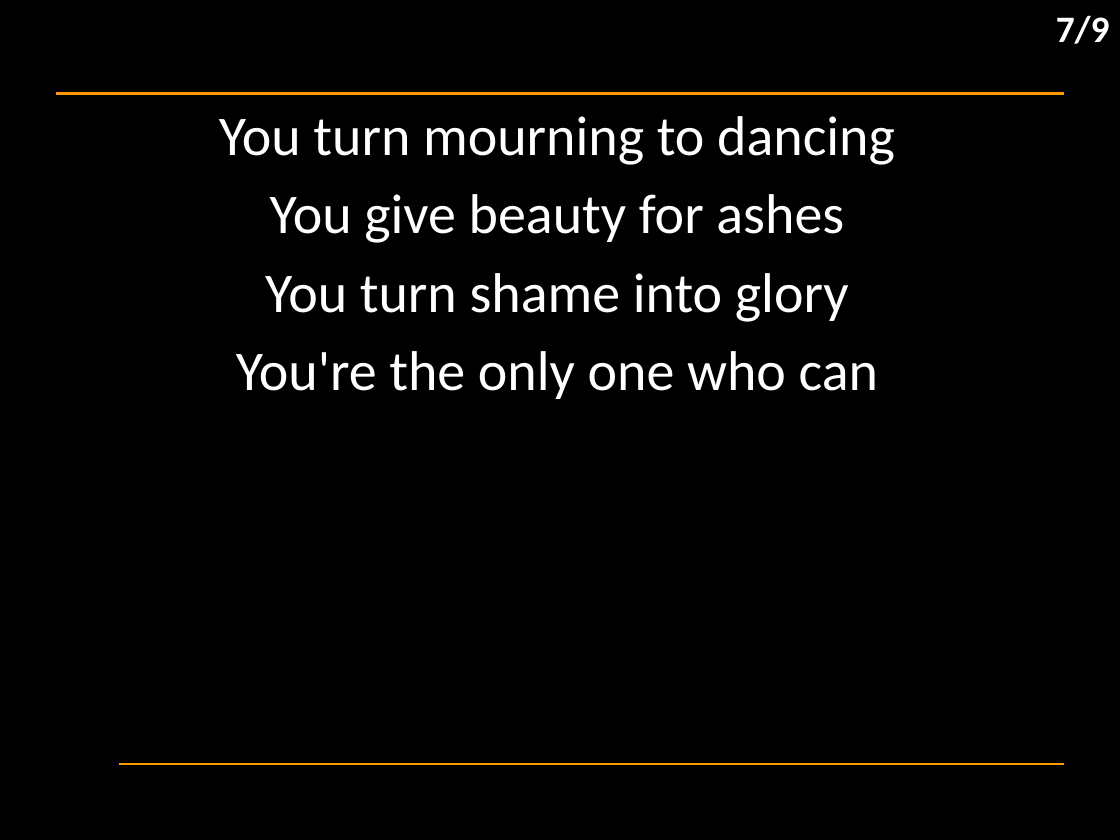
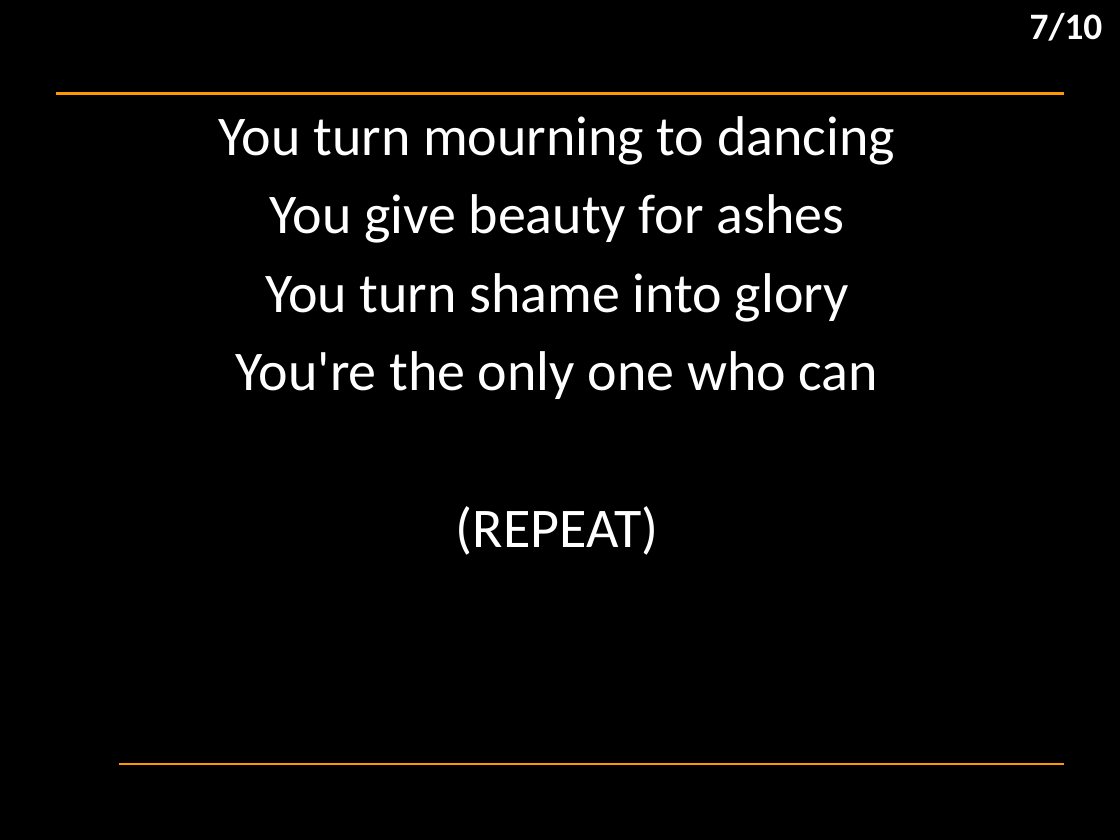
Before and after one commit to hoo-are-ya/worship, a slide deck: slide 8 of docs/songs/graves into gardens.pptx. Drawn at 1120x840 pixels with LibreOffice and Linux fonts; fonts in the diff are those of the drawing; background and template pictures are left out. Boxes give left, top, right and bottom in pixels: in the first picture for what was removed or moved away, otherwise in the second. Text is boxed around its words. In the diff, an @@ line names an element or a change of style, - is before the commit and + after.

```diff
--- a/docs/songs/graves into gardens.pptx
+++ b/docs/songs/graves into gardens.pptx
@@ text at box(1030, 12, 1103, 41): text changed @@
-7/9
+7/10
@@ subtitle at box(456, 506, 659, 555): paragraph added @@
+(REPEAT)
```
Also in this commit, not shown: 8 other slides changed, 1 slide added, 3 other files.
